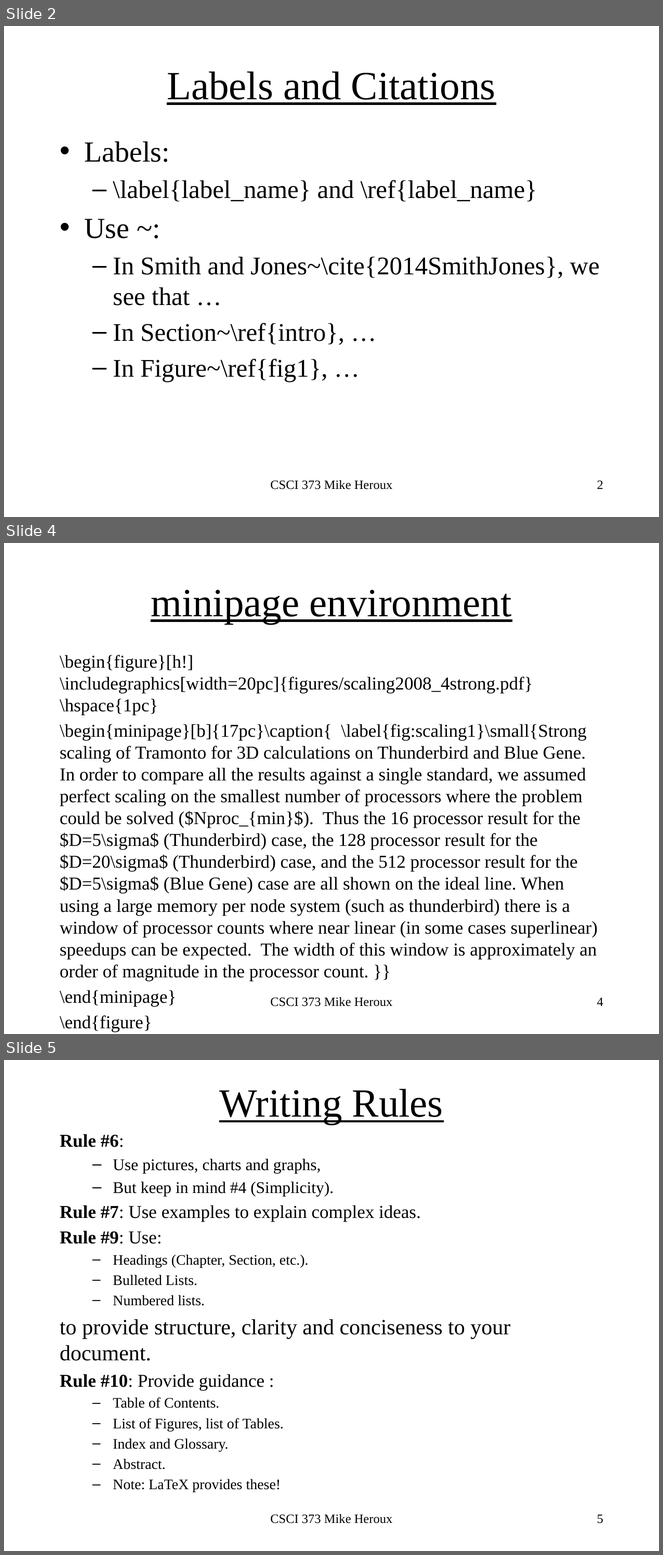
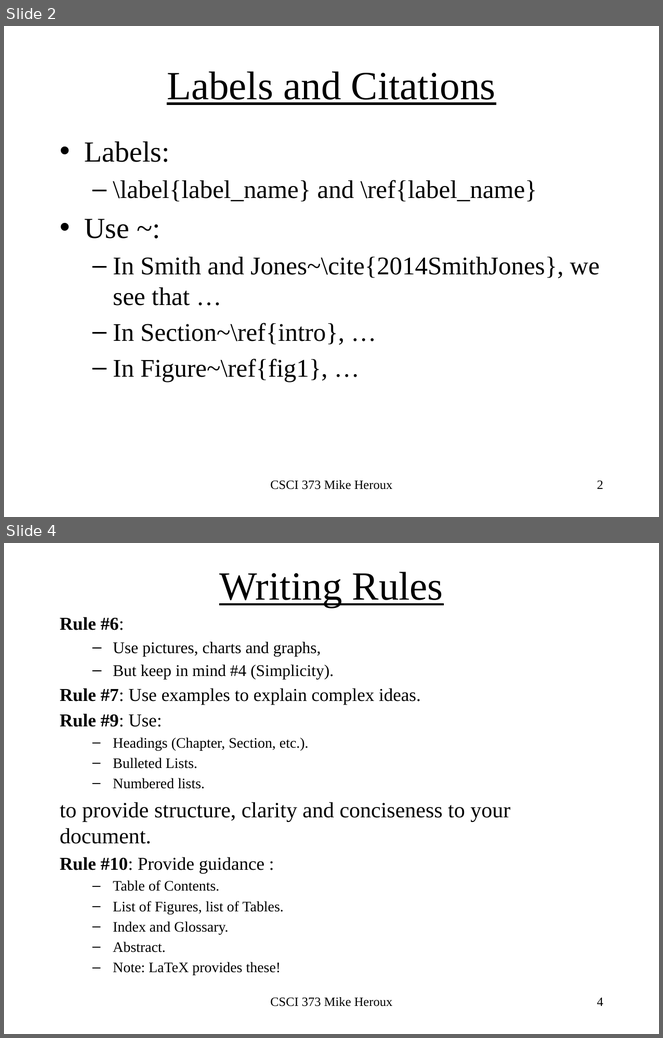
Before and after one commit to maherou/old.maherou.github.io, a slide deck: files/CS373/TechWritingSpeaking2.0.pptx. Shown one above the other, each under a label of ours: slides 2, 4 and 5 before the commit, slides 2 and 4 after it; the slides between them are not shown. The pictures are 663x1555 and 663x1038 pixels, drawn with LibreOffice and Linux fonts; fonts in the diff are those of the drawing. Boxes give left, top, right and bottom in pixels: in the first picture for what was removed or moved away, otherwise in the second. Text is boxed around its words. In the diff, an @@ line names an element or a change of style, - is before the commit and + after.

```diff
--- a/files/CS373/TechWritingSpeaking2.0.pptx
+++ b/files/CS373/TechWritingSpeaking2.0.pptx
@@ slide 4 removed at <box>4,543,659,1034</box>, background #FFFFFF @@
@@ title removed at <box>151,590,512,624</box> @@
-minipage environment
@@ text removed at <box>60,655,598,981</box> @@
-\begin{figure}[h!] \includegraphics[width=20pc]{figures/scaling2008_4strong.pdf}\hspace{1pc}
-\begin{minipage}[b]{17pc}\caption{ \label{fig:scaling1}\small{Strong scaling of Tramonto for 3D calculations on Thunderbird and Blue Gene. In order to compare all the results against a single standard, we assumed perfect scaling on the smallest number of processors where the problem could be solved ($Nproc_{min}$). Thus the 16 processor result for the $D=5\sigma$ (Thunderbird) case, the 128 processor result for the $D=20\sigma$ (Thunderbird) case, and the 512 processor result for the $D=5\sigma$ (Blue Gene) case are all shown on the ideal line. When using a large memory per node system (such as thunderbird) there is a window of processor counts where near linear (in some cases superlinear) speedups can be expected. The width of this window is approximately an order of magnitude in the processor count. }}
-\end{minipage}
-\end{figure}
@@ text removed at <box>270,997,393,1007</box> @@
-CSCI 373 Mike Heroux
@@ page number removed at <box>597,998,604,1006</box> @@
-4
@@ what was slide 5 is now slide 4 @@
@@ page number at <box>597,998,604,1006</box>: text changed @@
-5
+4
```
Also in this commit, not shown: 1 slide changed, 2 slides added, 1 other file.
